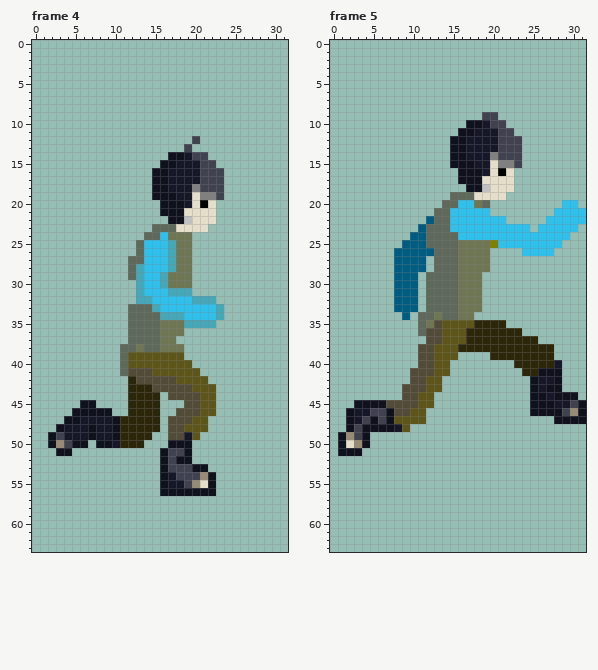
A animated GIF sprite gets an edit: Sprites/Player/Player_WalkRightWIP.gif. The picture above was drawn from the file before the commit.
The file is 128x256 pixels, drawn in blocks of 4x4; one block is one cell here. Shown: frame 4, frame 5. The commit also changed other frames, which this record leaves out.
After the commit:
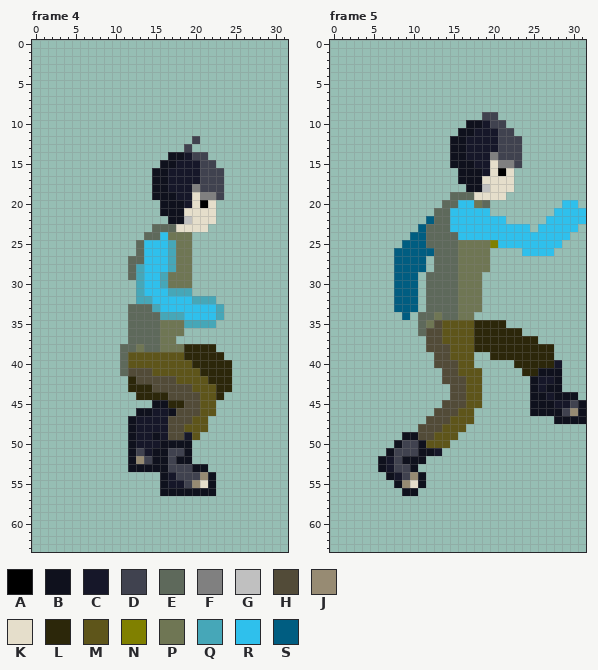
Palette (. is transparent): A #000000  B #0f111d  C #161729  D #40424f  E #5e695b  F #808080  G #c0c0c0  H #524b38  J #978b73  K #e5decb  L #2c270a  M #5e551a  N #808000  P #6f7654  Q #46a7b8  R #2fc0ec  S #005d81
Author's note on the commit: Tweaked the animation on the legs
Edits made:
{"where": "frame 4"}
{"frame":4,"y":38,"x":19,"old":"....","new":"LLLL"}
{"frame":4,"y":39,"x":19,"old":".....","new":"LLLLL"}
{"frame":4,"y":40,"x":20,"old":".....","new":"LLLLL"}
{"frame":4,"y":41,"x":21,"old":"....","new":"LLLL"}
{"frame":4,"y":42,"x":22,"old":"...","new":"LLL"}
{"frame":4,"y":43,"x":23,"old":"..","new":"LL"}
{"frame":4,"y":44,"x":12,"old":"L","new":"."}
{"frame":4,"y":44,"x":16,"old":".","new":"L"}
{"frame":4,"y":44,"x":23,"old":".","new":"L"}
{"frame":4,"y":45,"x":6,"old":"BB","new":".."}
{"frame":4,"y":45,"x":12,"old":"LLLL...","new":"...BBLL"}
{"frame":4,"y":46,"x":5,"old":"BBBBB","new":"....."}
{"frame":4,"y":46,"x":12,"old":"LLLL..","new":".BBCCB"}
{"frame":4,"y":47,"x":4,"old":"BBCCCCBLLLLL.","new":"........BCCCC"}
{"frame":4,"y":48,"x":3,"old":"BCCCBCCBLLLLL.","new":".........BCCCC"}
{"frame":4,"y":49,"x":2,"old":"BDCCCBCCBLLLL..","new":"..........BCCBC"}
{"frame":4,"y":50,"x":2,"old":"BJDBB","new":"....."}
{"frame":4,"y":50,"x":8,"old":"BBCLLL...","new":"....BCCCB"}
{"frame":4,"y":51,"x":3,"old":"BB","new":".."}
{"frame":4,"y":51,"x":12,"old":"....","new":"BDCB"}
{"frame":4,"y":52,"x":12,"old":"....","new":"BJDB"}
{"frame":4,"y":53,"x":12,"old":"....","new":"BBBB"}
{"where": "frame 5"}
{"frame":5,"y":36,"x":17,"old":"L","new":"M"}
{"frame":5,"y":37,"x":17,"old":"L","new":"M"}
{"frame":5,"y":38,"x":11,"old":"H","new":"."}
{"frame":5,"y":38,"x":13,"old":"MM","new":"HH"}
{"frame":5,"y":38,"x":16,"old":"LL","new":"MM"}
{"frame":5,"y":39,"x":11,"old":"HHMM","new":"..HH"}
{"frame":5,"y":39,"x":16,"old":"..","new":"MM"}
{"frame":5,"y":40,"x":11,"old":"HHMM...","new":"..HHHMM"}
{"frame":5,"y":41,"x":10,"old":"HHHMM....","new":"....HHMMM"}
{"frame":5,"y":42,"x":10,"old":"HHMM.....","new":"....HHHMM"}
{"frame":5,"y":43,"x":9,"old":"HHHMM","new":"....."}
{"frame":5,"y":43,"x":15,"old":"....","new":"HHMM"}
{"frame":5,"y":44,"x":9,"old":"HHMM","new":"...."}
{"frame":5,"y":44,"x":15,"old":"....","new":"HHMM"}
{"frame":5,"y":45,"x":3,"old":"BBBBHHHHMM","new":".........."}
{"frame":5,"y":45,"x":14,"old":".....","new":"HHHMM"}
{"frame":5,"y":46,"x":2,"old":"BCCDDBHHMM","new":".........."}
{"frame":5,"y":46,"x":13,"old":".....","new":"HHHMM"}
{"frame":5,"y":47,"x":2,"old":"BCDBDBMMMM......","new":"..........HHHMMM"}
{"frame":5,"y":48,"x":2,"old":"BDBBBBCM","new":"........"}
{"frame":5,"y":48,"x":11,"old":"......","new":"HHHMMM"}
{"frame":5,"y":49,"x":1,"old":"BJDB","new":"...."}
{"frame":5,"y":49,"x":9,"old":".......","new":"BBHHMMM"}
{"frame":5,"y":50,"x":1,"old":"BKJB","new":"...."}
{"frame":5,"y":50,"x":8,"old":".......","new":"BDDBMMM"}
{"frame":5,"y":51,"x":1,"old":"BBB","new":"..."}
{"frame":5,"y":51,"x":7,"old":".......","new":"BDDDBBC"}
{"frame":5,"y":52,"x":6,"old":"......","new":"BCDBBB"}
{"frame":5,"y":53,"x":6,"old":".....","new":"BCDDB"}
{"frame":5,"y":54,"x":7,"old":".....","new":"BCDJB"}
{"frame":5,"y":55,"x":8,"old":"....","new":"BJKB"}
{"frame":5,"y":56,"x":9,"old":"..","new":"BB"}
